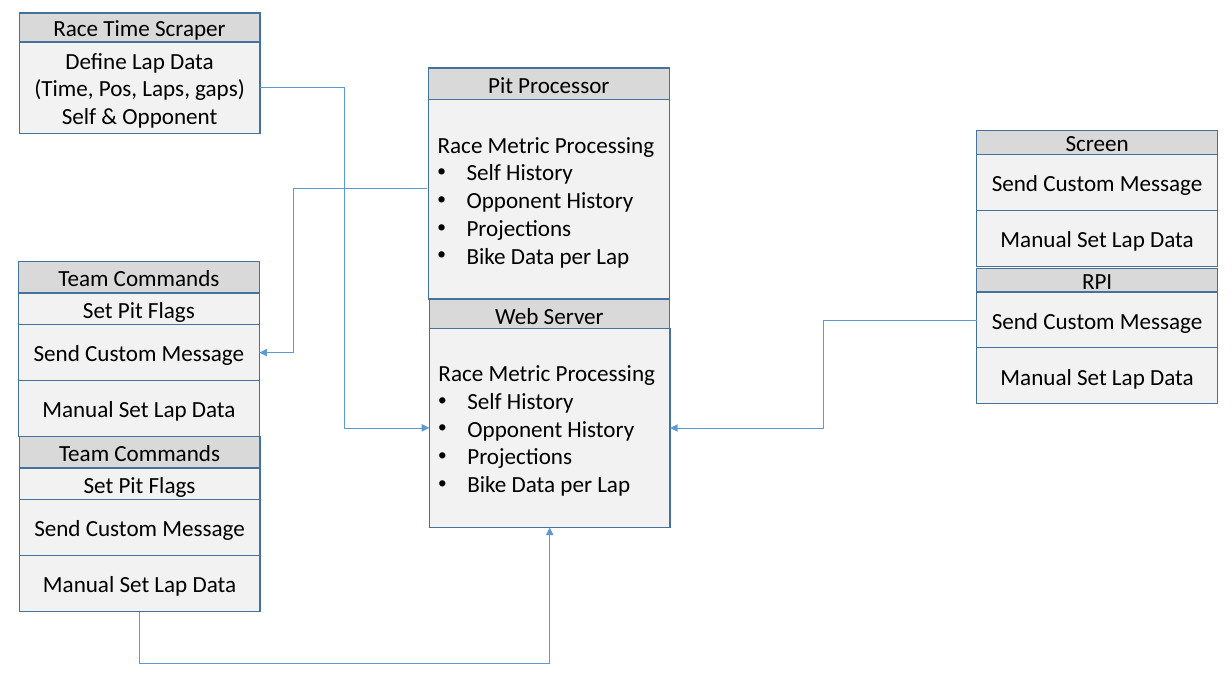
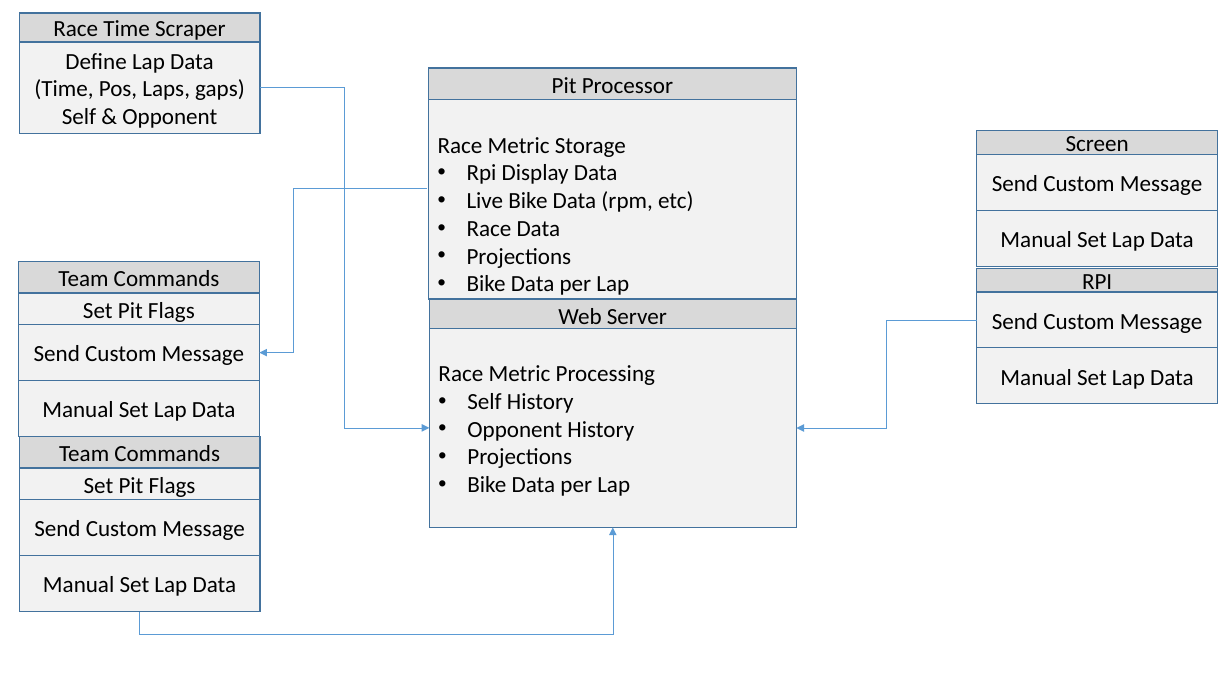
Before and after one commit to BUUURT/DashDash, a slide deck: slide 2 of Presentation2.pptx (slide 3 before the commit). Drawn at 1232x693 pixels with LibreOffice and Linux fonts; fonts in the diff are those of the drawing. Boxes give left, top, right and bottom in pixels: in the first picture for what was removed or moved away, otherwise in the second. Text is boxed around its words. In the diff, an @@ line names an element or a change of style, - is before the commit and + after.

```diff
--- a/Presentation2.pptx
+++ b/Presentation2.pptx
@@ rectangle "Pit Processor": place and size @@
-rectangle "Pit Processor" at <box>429,68,669,100</box>
+rectangle "Pit Processor" at <box>429,68,797,100</box>
@@ rectangle "Race Metric Storage": place and size @@
-rectangle "Race Metric Storage" at <box>429,100,669,299</box>
+rectangle "Race Metric Storage" at <box>429,100,797,299</box>
@@ text in rectangle at <box>438,137,694,236</box>: text changed @@
-Race Metric Processing
-• Self History
-• Opponent History
+Race Metric Storage
+• Rpi Display Data
+• Live Bike Data (rpm, etc)
+• Race Data
@@ rectangle "Web Server": place and size @@
-rectangle "Web Server" at <box>430,299,670,331</box>
+rectangle "Web Server" at <box>430,299,797,331</box>
@@ rectangle "Race Metric Processing": place and size @@
-rectangle "Race Metric Processing" at <box>430,328,670,528</box>
+rectangle "Race Metric Processing" at <box>430,328,797,528</box>
@@ elbow arrow moved from (977, 320) - (670, 428) to (977, 320) - (797, 428) @@
@@ elbow arrow moved from (140, 612) - (550, 528) to (140, 612) - (613, 528) @@
```
Also in this commit, not shown: 1 slide removed, 2 other files.
